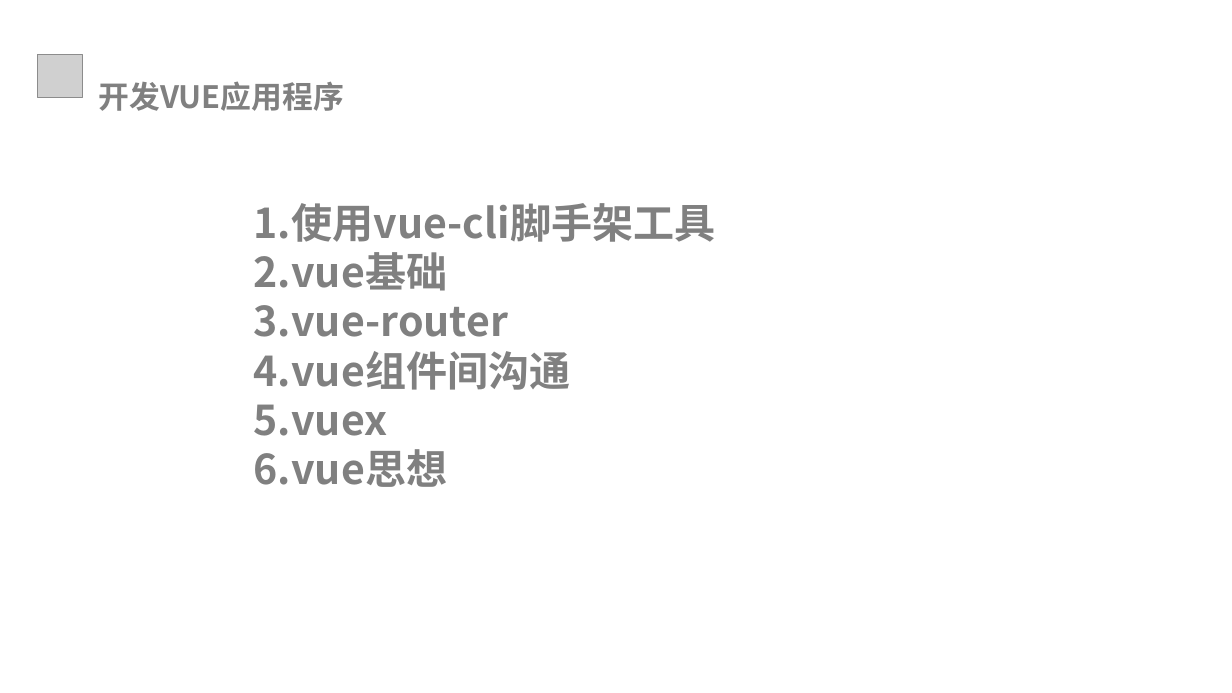
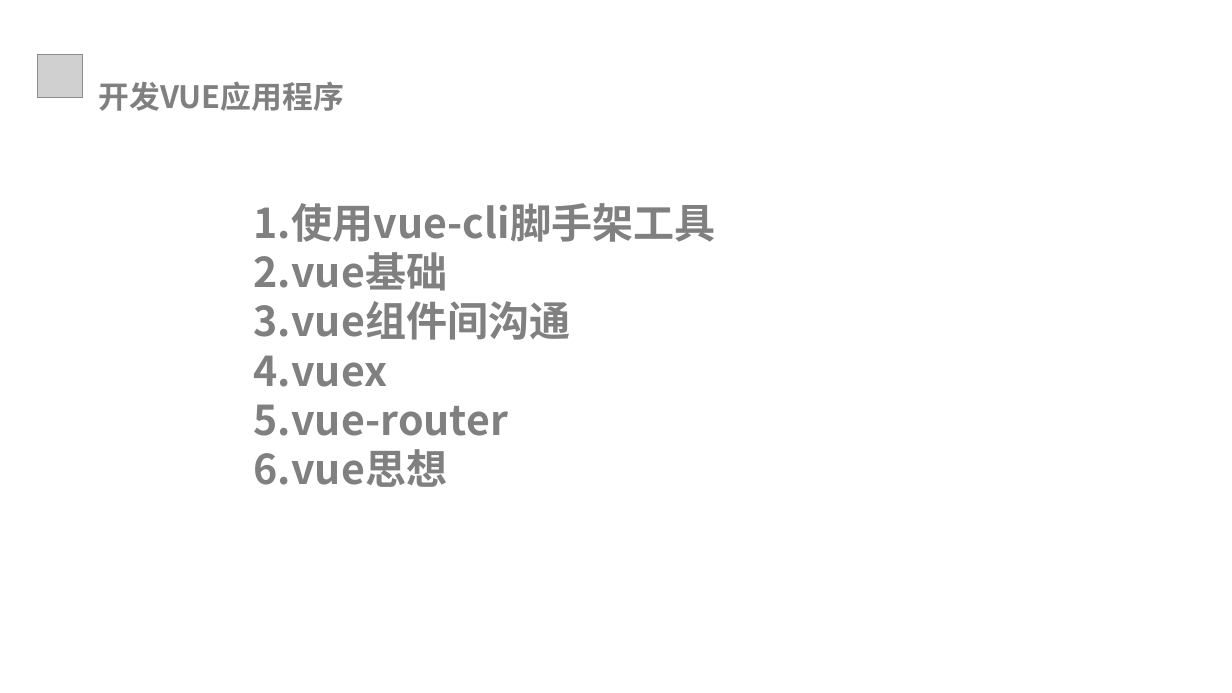
Before and after one commit to xiaozs/ppt, a slide deck: slide 2 of 3.开发VUE应用程序.pptx. Drawn at 1232x693 pixels with LibreOffice and Linux fonts; fonts in the diff are those of the drawing; grey boxes stand for pictures; background and template pictures are left out. Boxes give left, top, right and bottom in pixels: in the first picture for what was removed or moved away, otherwise in the second. Text is boxed around its words. In the diff, an @@ line names an element or a change of style, - is before the commit and + after.

```diff
--- a/3.开发VUE应用程序.pptx
+++ b/3.开发VUE应用程序.pptx
@@ text at <box>254,305,509,337</box>: paragraph removed @@
-3. vue-router
@@ text at <box>254,404,509,436</box>: paragraph added @@
+5. vue-router
```
Also in this commit, not shown: 2 other slides changed, 25 slides added, 16 other files.
